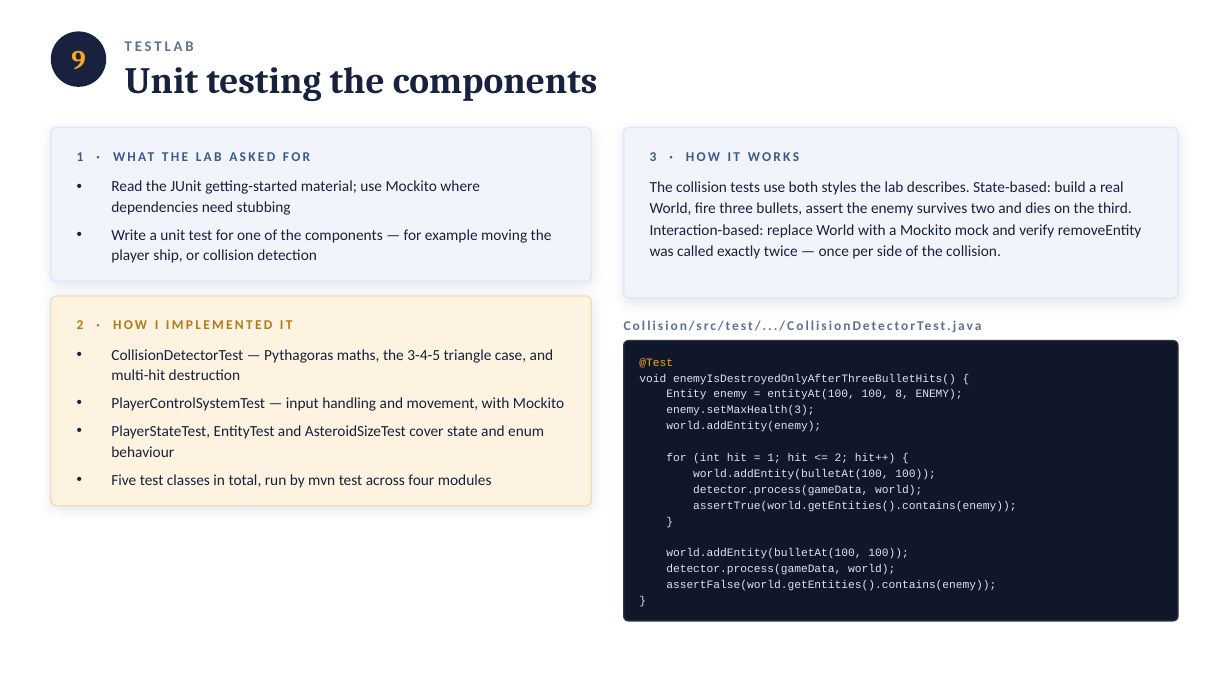
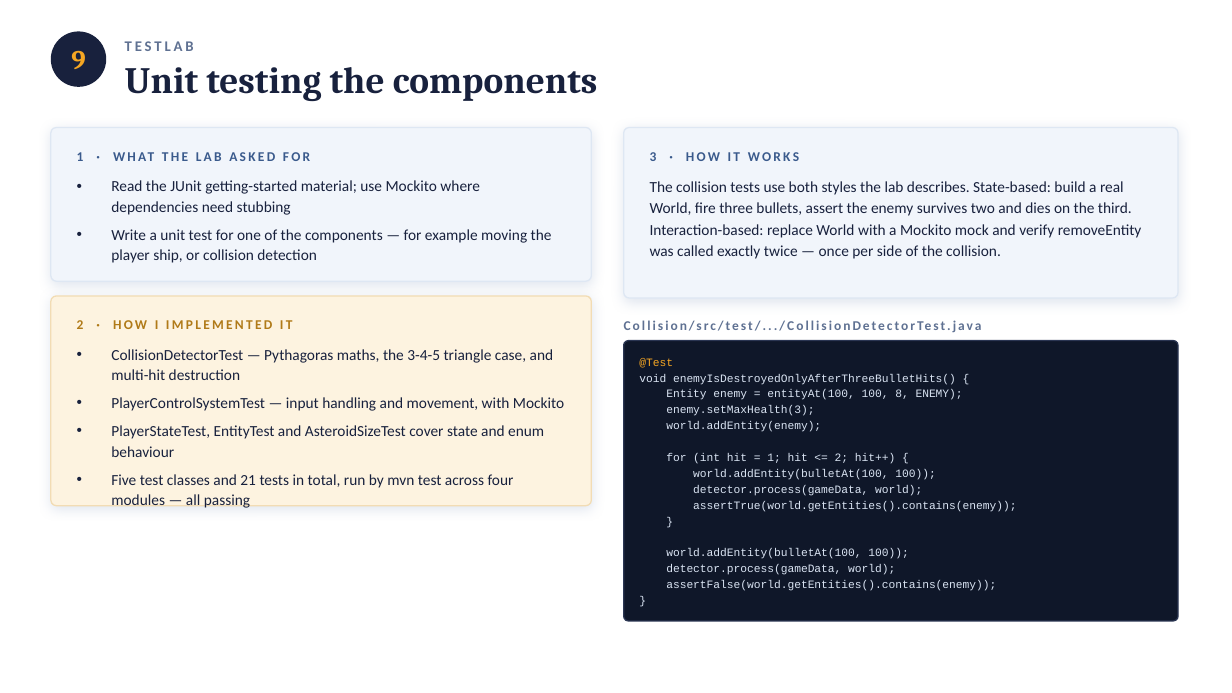
Before and after one commit to Fard121/asteroid_game, a slide deck: slide 12 of AsteroidsFX-Presentation.pptx. Drawn at 1232x693 pixels with LibreOffice and Linux fonts; fonts in the diff are those of the drawing. Boxes give left, top, right and bottom in pixels: in the first picture for what was removed or moved away, otherwise in the second. Text is boxed around its words. In the diff, an @@ line names an element or a change of style, - is before the commit and + after.

```diff
--- a/AsteroidsFX-Presentation.pptx
+++ b/AsteroidsFX-Presentation.pptx
@@ text at <box>111,474,514,508</box>: text changed @@
-• Five test classes in total, run by mvn test across four modules
+• Five test classes and 21 tests in total, run by mvn test across four modules — all passing
```
Also in this commit, not shown: 4 other slides changed, 7 other files.
